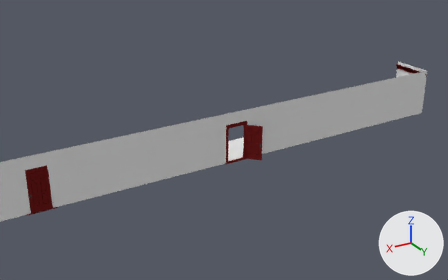
Before and after pictures for a commit that changed the Blender file Assets/models/hall01/walls_and_floors02i.blend.
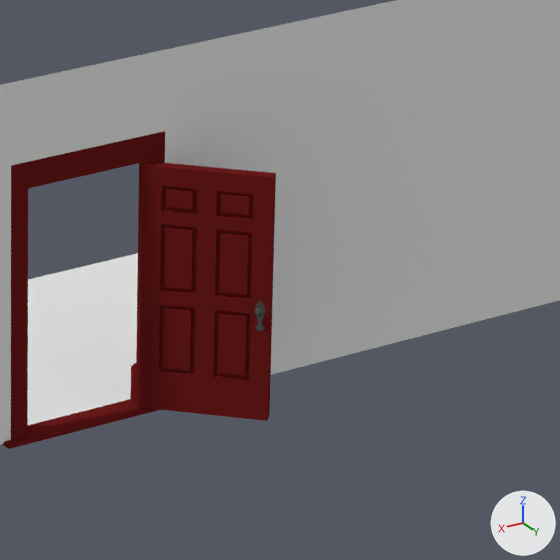
Old and new are each drawn whole from a 50 mm lens placed at (51.5, 85.8, 45.3), pointed at (1.6, 2.6, 3.7) and again close up on the part from 50% to 67% of the width and 37% to 64% of the height. The lights are fixed; the arrows at lower right show +X, +Y and +Z. Both versions are drawn at frame 10 of the action 'door01Action'; the numbers are the values there.

In view in the first close-up: 'door01', 'doorway01', 'floor', 'floor_door_trim01', 'wall_n'.
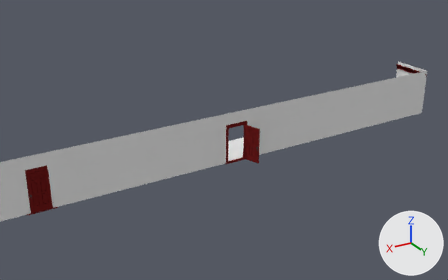
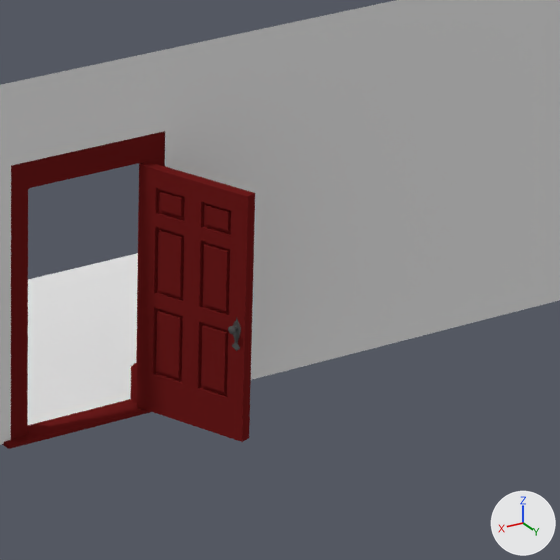
Edits to the bpy script that builds the scene:
```text
Change ob_door01:
    ob_door01.rotation_euler: (1.571, 0.0, 2.356) -> (1.571, 0.0, 1.92)  # degrees (90, 0, 135) -> degrees (90, 0, 110)
```

Pixel boxes (x1, y1, x2, y2) of what changed, in the close-ups (560 x 560 px):
'door01', turned
    before: (139, 162, 276, 421)
    after: (137, 162, 255, 442)
'doorknob01', turned
    before: (255, 298, 265, 332)
    after: (228, 318, 241, 351)
